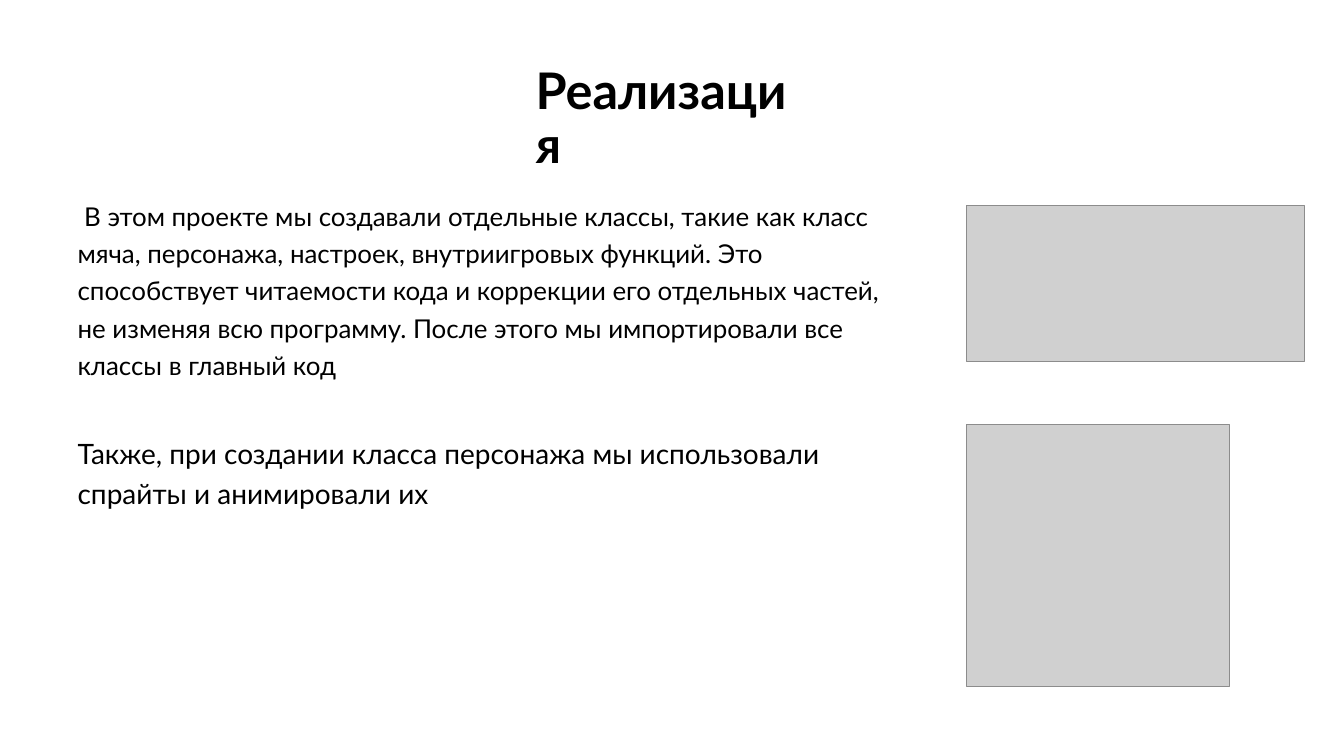
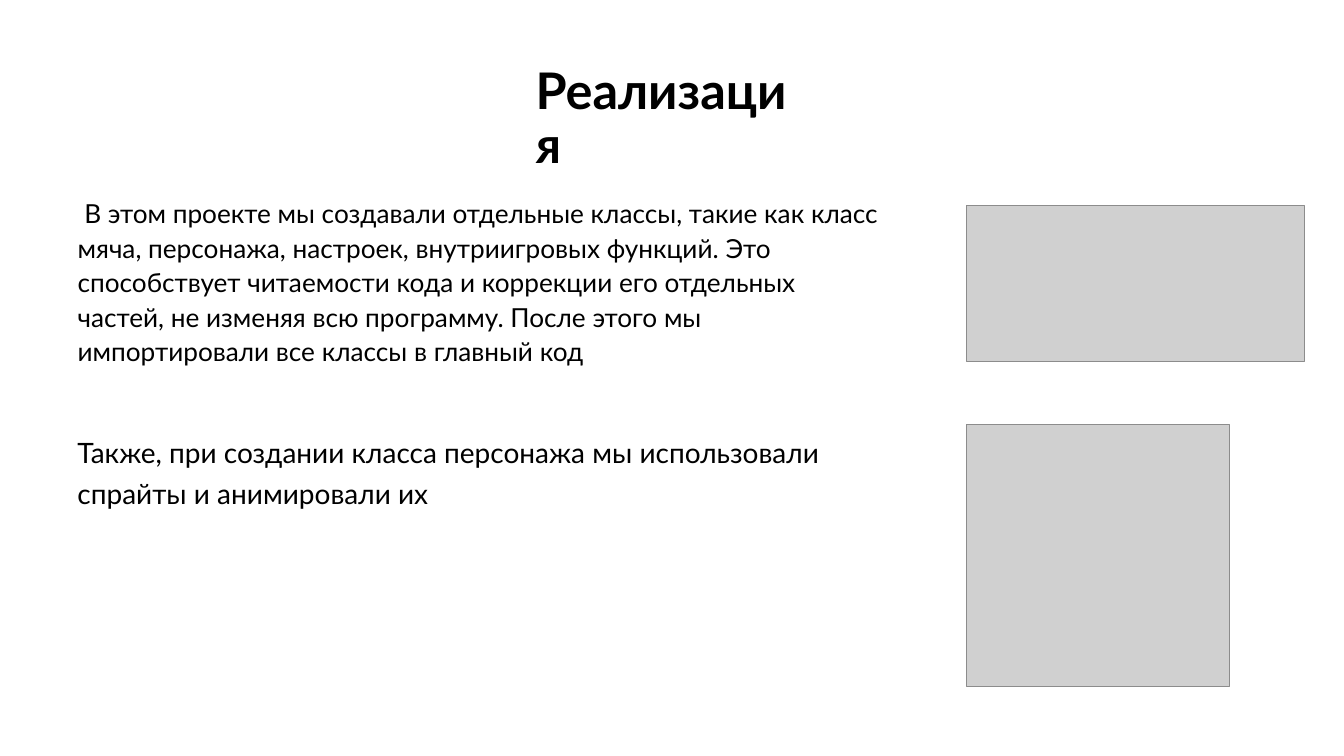
Before and after one commit to anton953/basketball, a slide deck: slide 4 of document/presentation.pptx. Drawn at 1344x756 pixels with LibreOffice and Linux fonts; fonts in the diff are those of the drawing; grey boxes stand for pictures. Boxes give left, top, right and bottom in pixels: in the first picture for what was removed or moved away, otherwise in the second. Text is boxed around its words. In the diff, an @@ line names an element or a change of style, - is before the commit and + after.

```diff
--- a/document/presentation.pptx
+++ b/document/presentation.pptx
@@ text "В этом проекте мы создавали ..." at [78,204,878,366]: size 18.5 to 18.7 pt; line spacing 1.2 to 1.1 @@
```
Also in this commit, not shown: 2 other slides changed, 1 other file.
